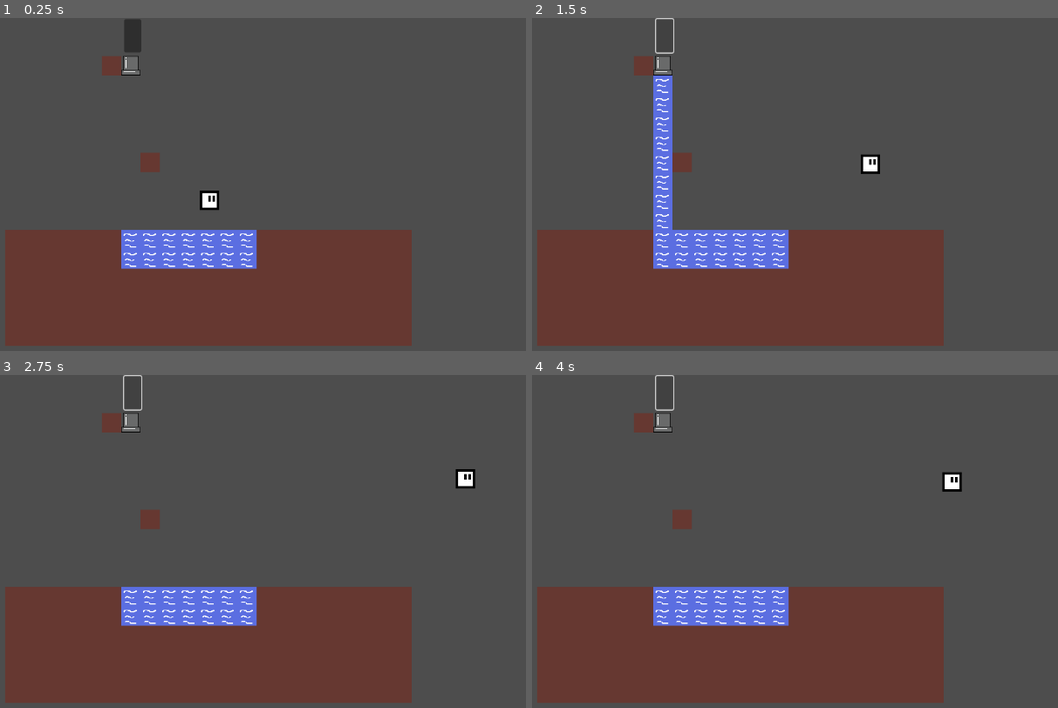
Above: before the commit, frames 1-4 (two rows, left to right).
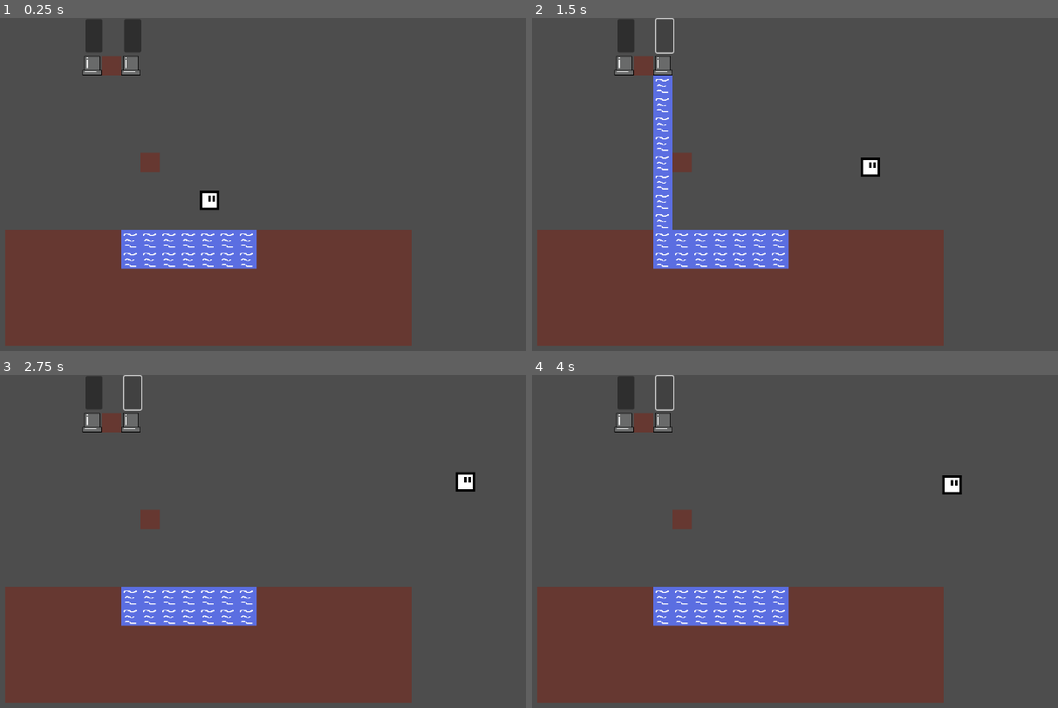
Above: after the commit, the same moments.

Repository: DragonSkywalker/Freezing-Touch
Game: Godot game, scene res://Main_Scenes/world.tscn
The game is run twice, just before and just after one commit, with the same random seed, the same clock (stepped at 60 frames per second) and the same inputs.
Inputs (mouse positions are in pixels of both pictures, inside the frame that each line leads up to):
- Up to frame 1 (0.25 s): no input
- Up to frame 2 (1.5 s): hold Right (ui_right) 0.53-1.25 s; tap Up (ui_up) at 0.6, 0.77, 1.07 s; click (663, 34) at 1.27 s
- Up to frame 3 (2.75 s): tap Enter at 2 s; hold Right (ui_right) from 2.03 s (still down); tap Up (ui_up) at 2.1, 2.27, 2.57 s
- Up to frame 4 (4 s): release Right (ui_right) at 2.78 s; hold Left (ui_left) 2.78-3.53 s; tap Up (ui_up) at 2.85, 3.6, 3.77 s; hold Right (ui_right) from 3.53 s (still down)

The runs differ from the first frame. In frame 1, 0.5% of the frame differs, in the area x 15-20%, y 0-18%; in frame 2, 0.6%; in frame 3, 0.6%, in the area x 15-91%, y 0-36%; in frame 4, 0.6%.

Commit message:
Moved all scripts into a folder
and removed teleporting the player up 5 pixels when jumping, because water no longer freeze and melt over and over again now

Diff:
--- a/Characters/player.gd
+++ b/Characters/player.gd
@@ -22,7 +22,6 @@
 			position.x = valve.position.x
 			print(valve.is_on)
 		else:
-			position.y -= 5
 			velocity.y = JUMP_VELOCITY
 
 	# Get the input direction and handle the movement/deceleration.
--- a/Main_Scenes/world.tscn
+++ b/Main_Scenes/world.tscn
@@ -3,7 +3,7 @@
 [ext_resource type="PackedScene" uid="uid://drfwk5ah5lxx3" path="res://Characters/player.tscn" id="1_48j13"]
 [ext_resource type="Script" path="res://Main_Scenes/world.gd" id="1_elotb"]
 [ext_resource type="PackedScene" uid="uid://elhp8bb2erfl" path="res://Tiles/my_tile_map.tscn" id="2_q778n"]
-[ext_resource type="PackedScene" uid="uid://ncrp8re16fd1" path="res://Tiles/outlet.tscn" id="5_6434w"]
+[ext_resource type="PackedScene" uid="uid://ncrp8re16fd1" path="res://Tiles/down_outlet.tscn" id="5_6434w"]
 
 [node name="World" type="Node2D"]
 script = ExtResource("1_elotb")
@@ -17,3 +17,6 @@
 
 [node name="DownOutlet" parent="." instance=ExtResource("5_6434w")]
 position = Vector2(496, 79)
+
+[node name="DownOutlet2" parent="." instance=ExtResource("5_6434w")]
+position = Vector2(432, 79)
--- a/Tiles/outlet.gd
+++ b/Tiles/Scripts/down_outlet.gd
@@ -33,7 +33,4 @@
 		is_on = not is_on
 
 func is_static_body(node: Node2D):
-	if node is StaticBody2D:
-		return true
-	else:
-		return false
+	return node is StaticBody2D
--- a/Tiles/outlet.tscn
+++ b/Tiles/down_outlet.tscn
@@ -1,7 +1,7 @@
 [gd_scene load_steps=5 format=3 uid="uid://ncrp8re16fd1"]
 
+[ext_resource type="Script" path="res://Tiles/Scripts/down_outlet.gd" id="1_1sxfb"]
 [ext_resource type="Texture2D" uid="uid://ccxcmp4x83yx8" path="res://Assets/outlet.png" id="1_p5po5"]
-[ext_resource type="Script" path="res://Tiles/outlet.gd" id="1_wkqp0"]
 
 [sub_resource type="RectangleShape2D" id="RectangleShape2D_hncc0"]
 size = Vector2(32, 32)
@@ -11,7 +11,7 @@
 
 [node name="DownOutlet" type="StaticBody2D"]
 collision_mask = 0
-script = ExtResource("1_wkqp0")
+script = ExtResource("1_1sxfb")
 
 [node name="Sprite2D" type="Sprite2D" parent="."]
 texture = ExtResource("1_p5po5")
--- a/Tiles/flowingWater.tscn
+++ b/Tiles/flowingWater.tscn
@@ -1,6 +1,6 @@
 [gd_scene load_steps=6 format=3 uid="uid://n5wwsiqdaeks"]
 
-[ext_resource type="Script" path="res://Tiles/flowingWater.gd" id="1_2xdvb"]
+[ext_resource type="Script" path="res://Tiles/Scripts/flowingWater.gd" id="1_s2ocv"]
 [ext_resource type="Texture2D" uid="uid://codp7bmbf6nsq" path="res://Assets/water&ice-Sheet.png" id="2_43ain"]
 
 [sub_resource type="RectangleShape2D" id="RectangleShape2D_nfwvq"]
@@ -15,7 +15,7 @@
 [node name="FlowingWater" type="StaticBody2D"]
 collision_layer = 32768
 collision_mask = 0
-script = ExtResource("1_2xdvb")
+script = ExtResource("1_s2ocv")
 
 [node name="Collision" type="CollisionShape2D" parent="."]
 shape = SubResource("RectangleShape2D_nfwvq")
--- a/Tiles/my_tile_map.gd
+++ /dev/null
@@ -1,11 +0,0 @@
-extends TileMap
-
-
-# Called when the node enters the scene tree for the first time.
-func _ready():
-	pass
-
-
-# Called every frame. 'delta' is the elapsed time since the previous frame.
-func _process(delta):
-	pass
--- a/Tiles/my_tile_map.tscn
+++ b/Tiles/my_tile_map.tscn
@@ -1,8 +1,7 @@
-[gd_scene load_steps=6 format=3 uid="uid://elhp8bb2erfl"]
+[gd_scene load_steps=5 format=3 uid="uid://elhp8bb2erfl"]
 
 [ext_resource type="PackedScene" uid="uid://bichq7eescje7" path="res://Tiles/water.tscn" id="1_6k3ym"]
 [ext_resource type="PackedScene" uid="uid://cgohh7an350pm" path="res://Tiles/ground.tscn" id="2_h1whe"]
-[ext_resource type="Script" path="res://Tiles/my_tile_map.gd" id="3_7dcp3"]
 
 [sub_resource type="TileSetScenesCollectionSource" id="TileSetScenesCollectionSource_01raq"]
 scenes/1/scene = ExtResource("1_6k3ym")
@@ -16,4 +15,3 @@
 tile_set = SubResource("TileSet_n5kxf")
 cell_quadrant_size = 40
 format = 2
-script = ExtResource("3_7dcp3")
--- a/Tiles/valve.tscn
+++ b/Tiles/valve.tscn
@@ -1,6 +1,6 @@
 [gd_scene load_steps=4 format=3 uid="uid://bb1spirppslm7"]
 
-[ext_resource type="Script" path="res://Tiles/valve.gd" id="1_1iqex"]
+[ext_resource type="Script" path="res://Tiles/Scripts/valve.gd" id="1_1iqex"]
 [ext_resource type="Texture2D" uid="uid://dmapj6jdrwyrv" path="res://Assets/valve.png" id="2_pccee"]
 
 [sub_resource type="RectangleShape2D" id="RectangleShape2D_cxl1d"]
--- a/Tiles/water.tscn
+++ b/Tiles/water.tscn
@@ -1,6 +1,6 @@
 [gd_scene load_steps=6 format=3 uid="uid://bichq7eescje7"]
 
-[ext_resource type="Script" path="res://Tiles/water.gd" id="1_wvlln"]
+[ext_resource type="Script" path="res://Tiles/Scripts/water.gd" id="1_h2cib"]
 [ext_resource type="Texture2D" uid="uid://codp7bmbf6nsq" path="res://Assets/water&ice-Sheet.png" id="2_npvb0"]
 
 [sub_resource type="RectangleShape2D" id="RectangleShape2D_nfwvq"]
@@ -15,7 +15,7 @@
 [node name="Water" type="StaticBody2D"]
 collision_layer = 32768
 collision_mask = 0
-script = ExtResource("1_wvlln")
+script = ExtResource("1_h2cib")
 
 [node name="Collision" type="CollisionShape2D" parent="."]
 shape = SubResource("RectangleShape2D_nfwvq")
Renamed: Tiles/flowingWater.gd -> Tiles/Scripts/flowingWater.gd
Renamed: Tiles/valve.gd -> Tiles/Scripts/valve.gd
Renamed: Tiles/water.gd -> Tiles/Scripts/water.gd
